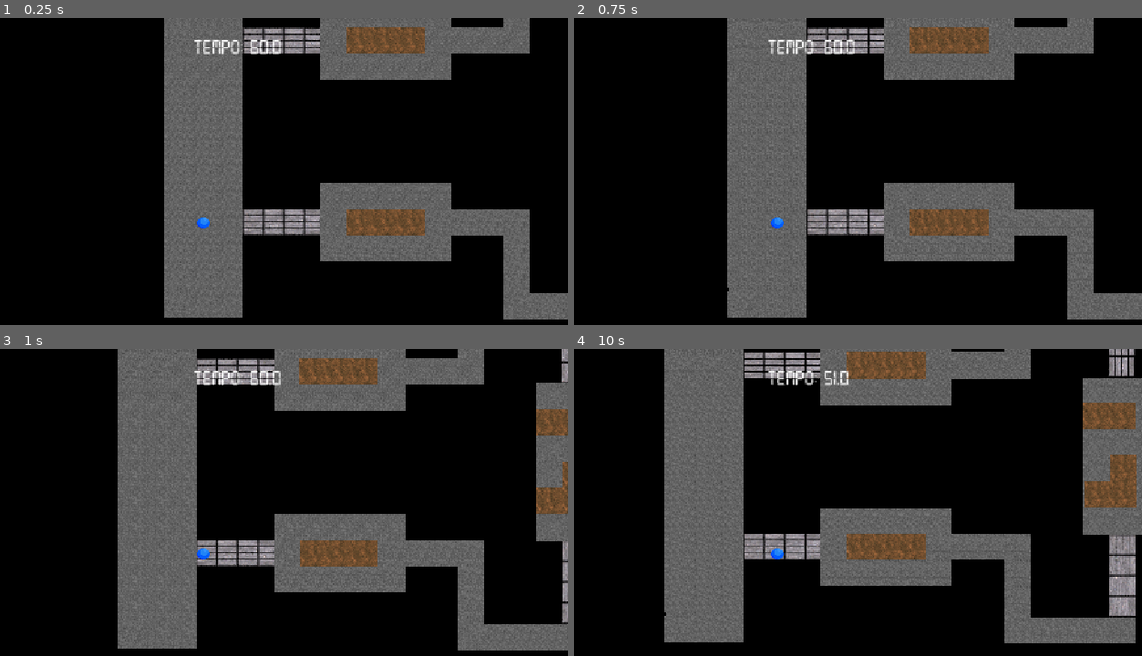
Above: before the commit, frames 1-4 (two rows, left to right).
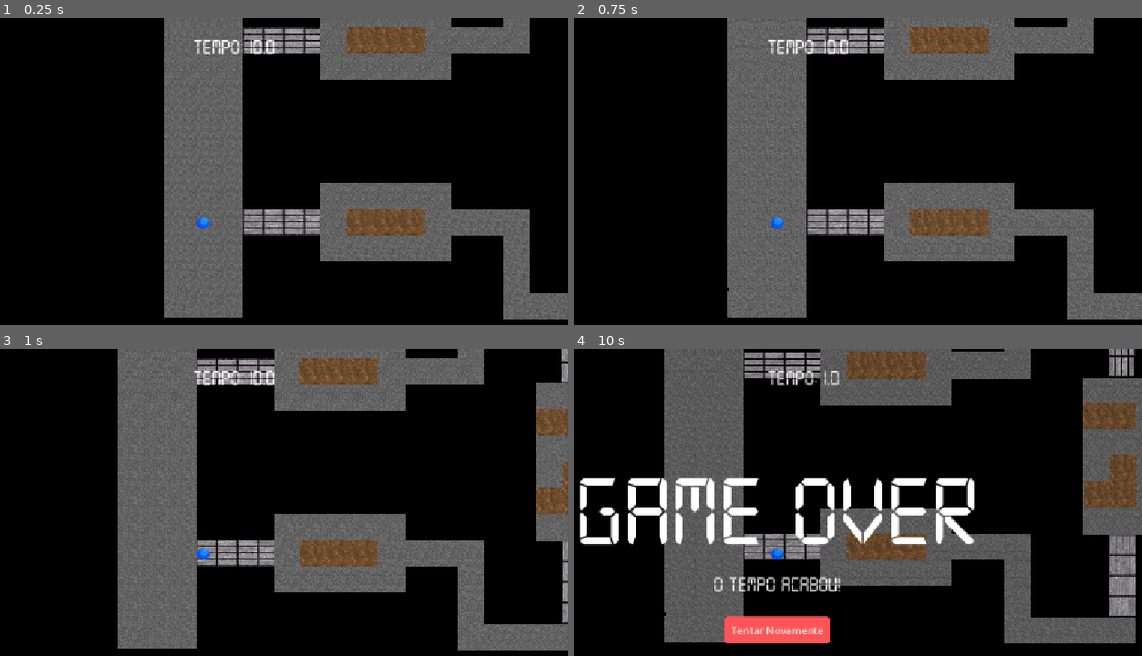
Above: after the commit, the same moments.

Repository: viniciusbaylet/DCC148-DesenvolvimentoJogos
Game: Godot game, scene res://scenes/main.tscn
Same seed, same stepped clock (60 frames per second), same inputs: the game is played once before the commit and once after it. The project has no main scene, so this scene is started directly.
Inputs:
- Up to frame 1 (0.25 s): no input
- Up to frame 2 (0.75 s): tap Enter at 0.5 s; hold D (move_right) from 0.53 s (still down)
- Up to frame 3 (1 s): keep holding D (move_right)
- Up to frame 4 (10 s): release D (move_right) at 1.28 s; hold S (move_down) 1.28-2.03 s; hold D (move_right) 2.03-2.78 s; hold W (move_up) 2.78-3.53 s; hold A (move_left) 3.53-5.03 s; hold S (move_down) 5.03-5.78 s; hold D (move_right) 5.78-6.53 s; hold W (move_up) 6.53-7.28 s; hold D (move_right) 7.28-8.03 s; hold S (move_down) 8.03-8.78 s; hold A (move_left) 8.78-9.53 s; hold W (move_up) from 9.53 s (still down)

The runs differ from the first frame. In frame 1, 0.1% of the frame differs, in the area x 44-50%, y 7-12%; in frame 2, 0.1%; in frame 3, 0.1%; in frame 4, 8.0%, in the area x 0-71%, y 7-96%.

Commit message:
feat: create game over screen

Diff:
--- /dev/null
+++ b/Trabalho1/scenes/game_over.tscn
@@ -0,0 +1,72 @@
+[gd_scene format=3 uid="uid://c5u72rp3upxyh"]
+
+[ext_resource type="Script" uid="uid://dyplad4cbqqqd" path="res://scripts/game_over.gd" id="1_wqhvx"]
+[ext_resource type="FontFile" uid="uid://b8glb8fxmfoc8" path="res://sprites/digital-7.ttf" id="1_xeevv"]
+
+[sub_resource type="StyleBoxFlat" id="StyleBoxFlat_nq2bd"]
+bg_color = Color(1, 0.33444092, 0.34475687, 1)
+corner_radius_top_left = 6
+corner_radius_top_right = 6
+corner_radius_bottom_right = 6
+corner_radius_bottom_left = 6
+expand_margin_left = 10.0
+expand_margin_top = 10.0
+expand_margin_right = 10.0
+expand_margin_bottom = 10.0
+
+[sub_resource type="StyleBoxFlat" id="StyleBoxFlat_jyhfs"]
+bg_color = Color(0.94199777, 0, 0.18826678, 1)
+corner_radius_top_left = 6
+corner_radius_top_right = 6
+corner_radius_bottom_right = 6
+corner_radius_bottom_left = 6
+expand_margin_left = 10.0
+expand_margin_top = 10.0
+expand_margin_right = 10.0
+expand_margin_bottom = 10.0
+
+[node name="GameOver" type="CanvasLayer" unique_id=1304702758]
+process_mode = 3
+script = ExtResource("1_wqhvx")
+
+[node name="ColorRect" type="ColorRect" parent="." unique_id=1524573335]
+anchors_preset = 15
+anchor_right = 1.0
+anchor_bottom = 1.0
+grow_horizontal = 2
+grow_vertical = 2
+color = Color(0, 0, 0, 0.08627451)
+
+[node name="VBoxContainer" type="VBoxContainer" parent="ColorRect" unique_id=553396057]
+layout_mode = 1
+anchors_preset = 15
+anchor_right = 1.0
+anchor_bottom = 1.0
+grow_horizontal = 2
+grow_vertical = 2
+theme_override_constants/separation = 50
+alignment = 1
+
+[node name="Label" type="Label" parent="ColorRect/VBoxContainer" unique_id=674452509]
+layout_mode = 2
+size_flags_horizontal = 4
+theme_override_fonts/font = ExtResource("1_xeevv")
+theme_override_font_sizes/font_size = 160
+text = "GAME OVER"
+
+[node name="Label2" type="Label" parent="ColorRect/VBoxContainer" unique_id=685646156]
+layout_mode = 2
+size_flags_horizontal = 4
+theme_override_fonts/font = ExtResource("1_xeevv")
+theme_override_font_sizes/font_size = 32
+text = "O tempo acabou"
+
+[node name="RestartButton" type="Button" parent="ColorRect/VBoxContainer" unique_id=2024376137]
+layout_mode = 2
+size_flags_horizontal = 4
+size_flags_vertical = 4
+theme_override_styles/normal = SubResource("StyleBoxFlat_nq2bd")
+theme_override_styles/hover = SubResource("StyleBoxFlat_jyhfs")
+text = "Tentar Novamente"
+
+[connection signal="pressed" from="ColorRect/VBoxContainer/RestartButton" to="." method="_on_restart_button_pressed"]
--- a/Trabalho1/scenes/main.tscn
+++ b/Trabalho1/scenes/main.tscn
@@ -3,6 +3,7 @@
 [ext_resource type="PackedScene" uid="uid://3pppvyx063sp" path="res://scenes/pista.tscn" id="1_0wfyh"]
 [ext_resource type="PackedScene" uid="uid://ddocu6cg1falf" path="res://scenes/player.tscn" id="2_sugp2"]
 [ext_resource type="PackedScene" uid="uid://cq1c8y4twspds" path="res://scenes/tempo.tscn" id="3_sugp2"]
+[ext_resource type="PackedScene" uid="uid://c5u72rp3upxyh" path="res://scenes/game_over.tscn" id="4_jyhfs"]
 
 [node name="Main" type="StaticBody2D" unique_id=439537688]
 
@@ -15,3 +16,5 @@
 friction = null
 
 [node name="Tempo" parent="." unique_id=205442638 instance=ExtResource("3_sugp2")]
+
+[node name="GameOver" parent="." unique_id=1304702758 instance=ExtResource("4_jyhfs")]
--- /dev/null
+++ b/Trabalho1/scenes/node_2d.tscn
@@ -0,0 +1,4 @@
+[gd_scene format=3 uid="uid://dq7yembnc3y8w"]
+
+[node name="Node2D" type="Node2D" unique_id=658803659]
+position = Vector2(8, 0)
--- a/Trabalho1/scenes/tempo.tscn
+++ b/Trabalho1/scenes/tempo.tscn
@@ -7,7 +7,7 @@
 script = ExtResource("1_uinw8")
 
 [node name="Timer" type="Timer" parent="." unique_id=366607527]
-wait_time = 60.0
+wait_time = 10.0
 autostart = true
 
 [node name="Label" type="Label" parent="." unique_id=406618912]
@@ -17,7 +17,7 @@
 offset_bottom = 60.0
 theme_override_fonts/font = ExtResource("2_nq2bd")
 theme_override_font_sizes/font_size = 32
-text = "60"
+text = "10"
 horizontal_alignment = 1
 vertical_alignment = 1
 
--- /dev/null
+++ b/Trabalho1/scripts/game_over.gd
@@ -0,0 +1,22 @@
+extends CanvasLayer
+
+@onready var reason_label: Label = $ColorRect/VBoxContainer/Label2
+@onready var restart_button: Button = $ColorRect/VBoxContainer/RestartButton
+
+# Called when the node enters the scene tree for the first time.
+func _ready() -> void:
+	visible = false
+	restart_button.pressed.connect(_on_restart_button_pressed)
+
+# Called every frame. 'delta' is the elapsed time since the previous frame.
+func _process(delta: float) -> void:
+	pass
+
+func mostrar_game_over(motivo: String) -> void:
+	reason_label.text = motivo
+	visible = true
+	get_tree().paused = true
+
+func _on_restart_button_pressed() -> void:
+	get_tree().paused = false
+	get_tree().reload_current_scene()
--- a/Trabalho1/scripts/tempo.gd
+++ b/Trabalho1/scripts/tempo.gd
@@ -13,5 +13,6 @@
 	label_tempo.text = "Tempo: " + str(tempo_restante)
 
 func _on_timer_timeout() -> void:
-	print("O tempo acabou!")
-	get_tree().reload_current_scene() # Reinicia a fase
+	var game_over = get_parent().get_node("GameOver")
+	if game_over:
+		game_over.mostrar_game_over("O tempo acabou!")
Not shown, added: Trabalho1/scripts/game_over.gd.uid
Not shown, added: Trabalho1/scenes/main.tscn12784429429.tmp
Not shown, added: Trabalho1/scenes/main.tscn12790347042.tmp
Not shown, added: Trabalho1/scenes/main.tscn12832927118.tmp
